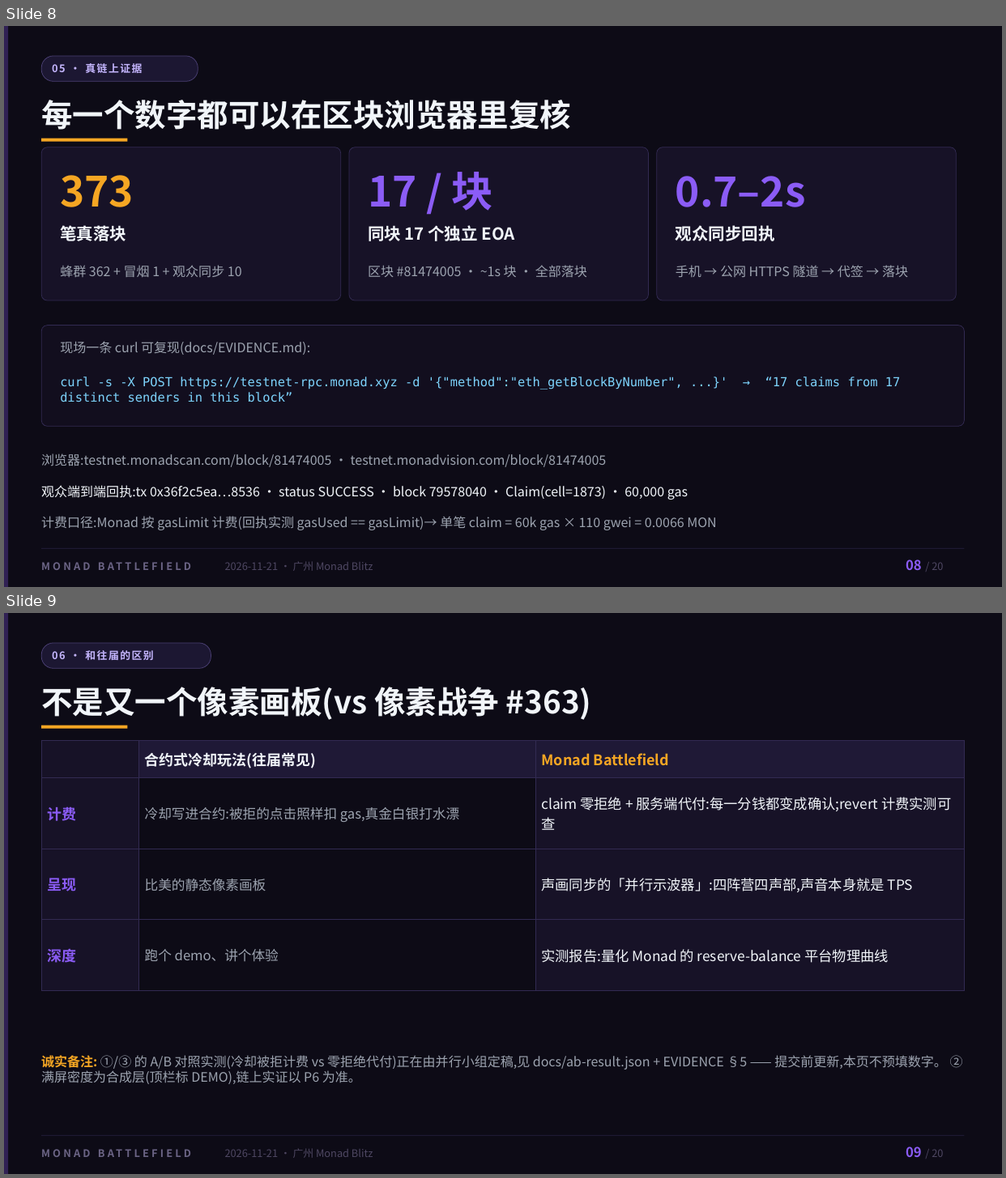
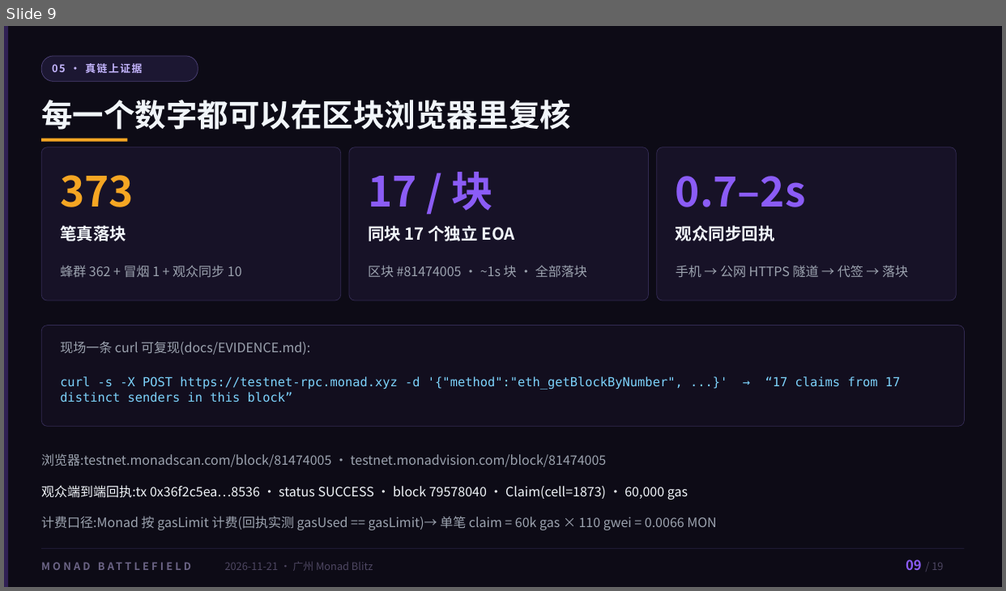
Before and after one commit to NaIWaniubi/monad-battlefield, a slide deck: deck/monad-battlefield.pptx. Shown one above the other, each under a label of ours: slides 8 and 9 before the commit, slide 9 after it. The pictures are 1006x1178 and 1006x591 pixels, drawn with LibreOffice and Linux fonts; fonts in the diff are those of the drawing. Boxes give left, top, right and bottom in pixels: in the first picture for what was removed or moved away, otherwise in the second. Text is boxed around its words. In the diff, an @@ line names an element or a change of style, - is before the commit and + after.

Commit message:
sync final: 落格 Alight deck (18→20 slides, GIF demos, Monad slide), crowd/demo build, loop GIFs

```diff
--- a/deck/monad-battlefield.pptx
+++ b/deck/monad-battlefield.pptx
@@ slide 9 removed at bbox=[4, 613, 1002, 1174], background #0D0B16 @@
@@ rectangle removed at bbox=[4, 613, 9, 1174] @@
@@ rounded rectangle removed at bbox=[41, 643, 211, 668] @@
@@ text removed at bbox=[52, 650, 153, 660] @@
-06 · 和往届的区别
@@ text removed at bbox=[41, 687, 591, 720] @@
-不是又一个像素画板(vs 像素战争 #363)
@@ rectangle removed at bbox=[41, 726, 127, 728] @@
@@ table removed at bbox=[41, 740, 965, 966], 4 rows, 3 columns @@
- | 合约式冷却玩法(往届常见) | Monad Battlefield
-计费 | 冷却写进合约:被拒的点击照样扣 gas,真金白银打水漂 | claim 零拒绝 + 服务端代付:每一分钱都变成确认;revert 计费实测可查
-呈现 | 比美的静态像素画板 | 声画同步的「并行示波器」:四阵营四声部,声音本身就是 TPS
-深度 | 跑个 demo、讲个体验 | 实测报告:量化 Monad 的 reserve-balance 平台物理曲线
@@ text removed at bbox=[41, 1055, 963, 1084] @@
-诚实备注: ①/③ 的 A/B 对照实测(冷却被拒计费 vs 零拒绝代付)正在由并行小组定稿,见 docs/ab-result.json + EVIDENCE §5 —— 提交前更新,本页不预填数字。 ② 满屏密度为合成层(顶栏标 DEMO),链上实证以 P6 为准。
@@ rectangle removed at bbox=[41, 1135, 965, 1136] @@
@@ text removed at bbox=[41, 1143, 221, 1164] @@
-MONAD BATTLEFIELD
@@ text removed at bbox=[906, 1147, 922, 1157] @@
-09
@@ text removed at bbox=[225, 1149, 373, 1158] @@
-2026-11-21 · 广州 Monad Blitz
@@ text removed at bbox=[931, 1150, 943, 1157] @@
-/ 20
@@ what was slide 8 is now slide 9 @@
@@ slide 9 changed as well @@
@@ text at bbox=[906, 560, 922, 570]: text changed @@
-08
+09
@@ text at bbox=[931, 563, 943, 570]: text changed @@
-/ 20
+/ 19
```
Also in this commit, not shown: 17 other slides changed, 1 slide added, 1 other slide removed, 1 other file.
